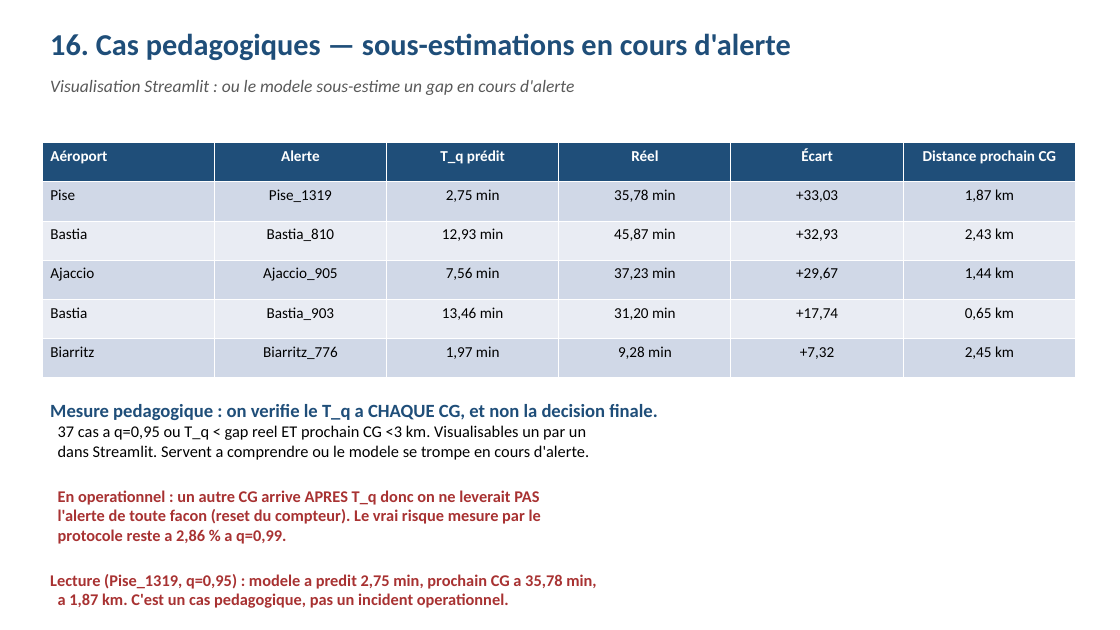
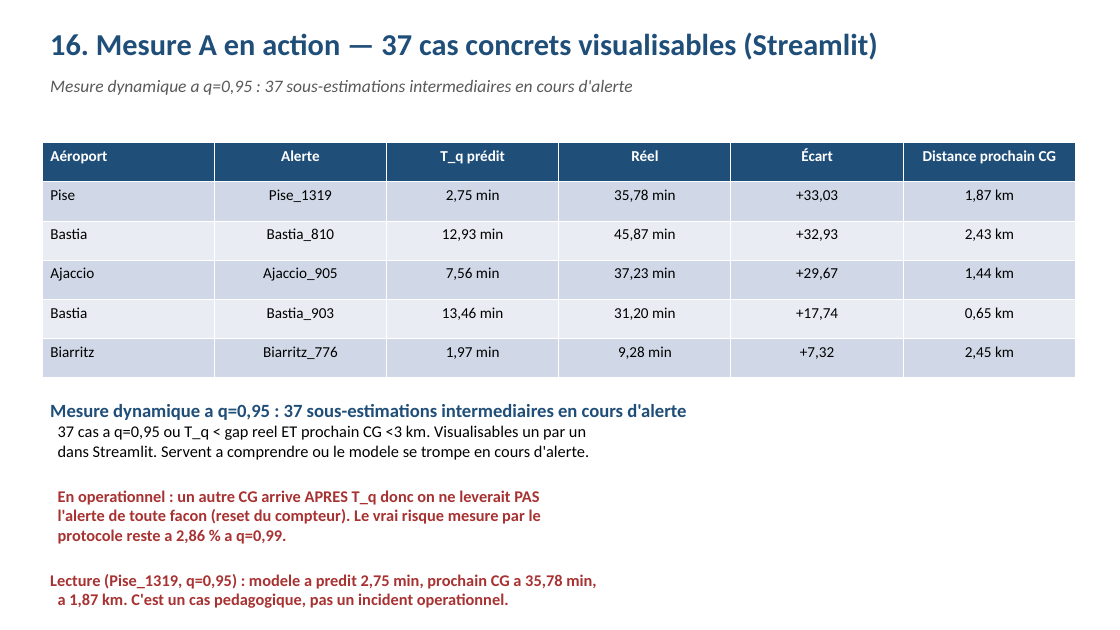
Before and after one commit to enriquealves02-jpg/PROJET_oral_m2fin, a slide deck: slide 17 of presentation_oral.pptx. Drawn at 1120x630 pixels with LibreOffice and Linux fonts; fonts in the diff are those of the drawing. Boxes give left, top, right and bottom in pixels: in the first picture for what was removed or moved away, otherwise in the second. Text is boxed around its words. In the diff, an @@ line names an element or a change of style, - is before the commit and + after.

```diff
--- a/presentation_oral.pptx
+++ b/presentation_oral.pptx
@@ text at bbox=[50, 32, 877, 60]: text changed @@
-16. Cas pedagogiques — sous-estimations en cours d'alerte
+16. Mesure A en action — 37 cas concrets visualisables (Streamlit)
@@ text at bbox=[50, 80, 633, 95]: text changed @@
-Visualisation Streamlit : ou le modele sous-estime un gap en cours d'alerte
+Mesure dynamique a q=0,95 : 37 sous-estimations intermediaires en cours d'alerte
@@ text at bbox=[50, 404, 686, 420]: text changed @@
-Mesure pedagogique : on verifie le T_q a CHAQUE CG, et non la decision finale.
+Mesure dynamique a q=0,95 : 37 sous-estimations intermediaires en cours d'alerte
```
Also in this commit, not shown: 2 other slides changed, 2 other files.
